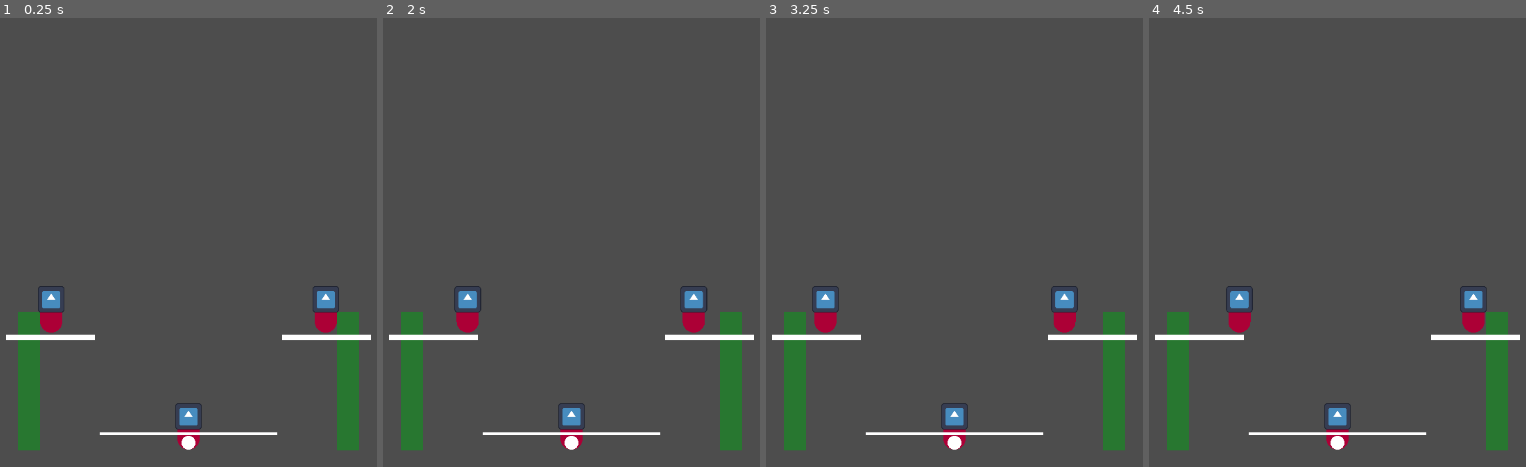
Above: before the commit, frames 1-4 (left to right).
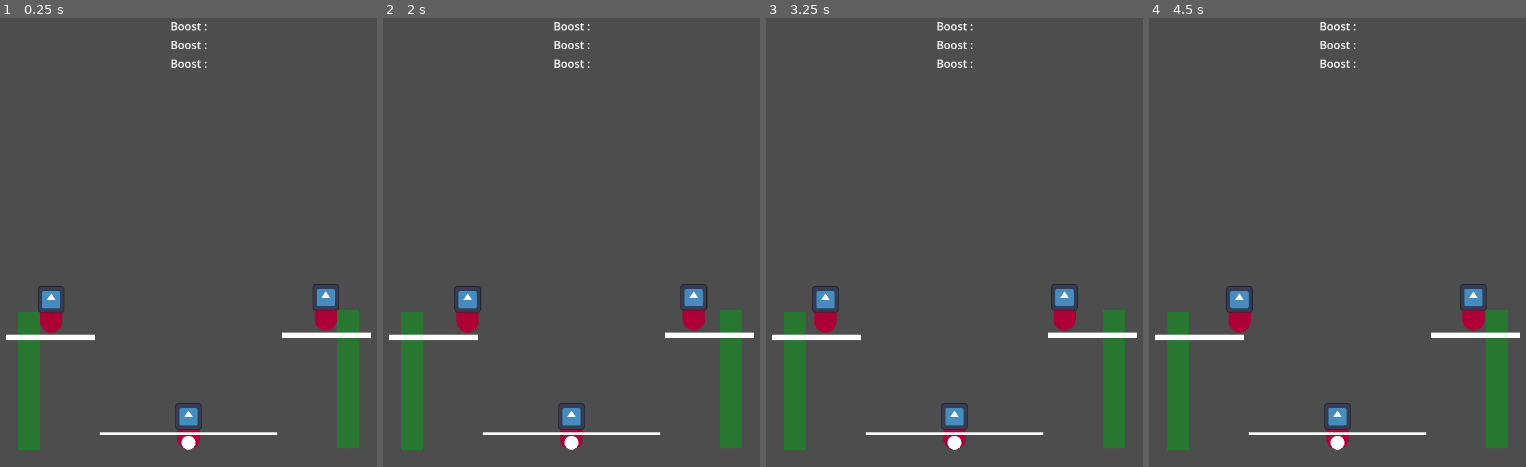
Above: after the commit, the same moments.

Repository: JonqsGames/CircusMarmelade
Game: Godot game, scene res://game.tscn
The game is run twice, just before and just after one commit, with the same random seed, the same clock (stepped at 60 frames per second) and the same inputs. The engine's default icon, where the game draws it, is replaced by a stand-in: a white triangle on a blue panel in a dark square.
Inputs:
- Up to frame 1 (0.25 s): no input
- Up to frame 2 (2 s): tap Enter at 0.5 s; hold Right (right) 0.53-1.28 s; tap Space (action, bound only after the commit) at 0.6, 1.35 s; hold Left (left) from 1.28 s (still down)
- Up to frame 3 (3.25 s): release Left (left) at 2.03 s; hold Right (right) from 2.03 s (still down); tap Space (action, bound only after the commit) at 2.1, 2.85 s
- Up to frame 4 (4.5 s): release Right (right) at 3.53 s; hold Left (left) from 3.53 s (still down); tap Space (action, bound only after the commit) at 3.6, 4.35 s

The runs differ from the first frame. In frame 1, 0.8% of the frame differs, in the area x 45-99%, y 0-97%; in frame 2, 0.8%; in frame 3, 0.8%; in frame 4, 0.8%.

Commit message:
ActionManager experiment

Diff:
--- /dev/null
+++ b/DebugContainer.gd
@@ -0,0 +1,15 @@
+extends CenterContainer
+
+
+# Called when the node enters the scene tree for the first time.
+func _ready():
+	ActionPressManager.boost_proceed.connect(self._update_boost_multiplicator_values)
+
+
+# Called every frame. 'delta' is the elapsed time since the previous frame.
+func _process(delta):
+	pass
+func _update_boost_multiplicator_values():
+	$VBoxContainer/BoostValue.text = "Boost Value : %.2f" % [ActionPressManager.get_boost_value()]
+	$VBoxContainer/BoostMultiplicator.text = "Boost : %.2f" % [ActionPressManager.get_boost_multiplicator()]
+	$VBoxContainer/ActionTimeElapsed.text = "Boost time : %.2f" % [ActionPressManager.get_elapsed_time_last_action()]
--- a/Plank.gd
+++ b/Plank.gd
@@ -7,7 +7,7 @@
 
 func tilt(left_side):
 	var t = create_tween()
-	t.tween_property(self,"rotation",-TILT_ANGLE if left_side else TILT_ANGLE,0.2)
+	t.tween_property(self,"rotation",-TILT_ANGLE if left_side else TILT_ANGLE,0.12)
 	t.tween_callback(self._on_tilt_end)
 
 func _on_tilt_end():
--- a/entities/Character.gd
+++ b/entities/Character.gd
@@ -32,7 +32,8 @@
 
 func _on_tilt_done():
 	self.status = Status.AERIAL
-	self.velocity.y = -1024.0
+	self.velocity.y = -ActionPressManager.get_boost_value()
+	ActionPressManager.boost()
 
 func _physics_process(delta):
 	# Add the gravity.
@@ -44,13 +45,19 @@
 				self.velocity.x += move_speed * delta
 			move_and_slide()
 			if abs(position.x) > 64.0:
+				ActionPressManager.action_peak_height = abs(self.global_position.y)
 				self.status = Status.AERIAL
 		Status.AERIAL:
 			if Input.is_action_pressed("left"):
 				self.velocity.x -= move_speed * delta
 			if Input.is_action_pressed("right"):
 				self.velocity.x += move_speed * delta
-			velocity.y += gravity * delta
+			var accel_grav = gravity * delta
+			if velocity.y < 0.0 and velocity.y > -accel_grav:
+				# Reach peak
+				ActionPressManager.action_peak_height = abs(self.global_position.y)
+				print("Character reach peak at %s" % [ActionPressManager.action_peak_height])
+			velocity.y += accel_grav
 			if move_and_slide():
 				for i in range(self.get_slide_collision_count()):
 					var c : Node2D = get_slide_collision(i).get_collider()
--- a/game.tscn
+++ b/game.tscn
@@ -1,8 +1,9 @@
-[gd_scene load_steps=8 format=3 uid="uid://co0ub2gyy2e1i"]
+[gd_scene load_steps=9 format=3 uid="uid://co0ub2gyy2e1i"]
 
 [ext_resource type="PackedScene" uid="uid://d20qj02giwrsk" path="res://entities/character.tscn" id="1_2vaq0"]
 [ext_resource type="Script" path="res://Plank.gd" id="2_b8nrx"]
 [ext_resource type="PackedScene" uid="uid://bkfqlew2irmva" path="res://entities/spawner.tscn" id="3_ysj0m"]
+[ext_resource type="Script" path="res://DebugContainer.gd" id="4_2q6mj"]
 
 [sub_resource type="SphereMesh" id="SphereMesh_4adld"]
 radius = 10.0
@@ -49,7 +50,35 @@
 shape = SubResource("WorldBoundaryShape2D_l2jq7")
 
 [node name="SpawnerRight" parent="." instance=ExtResource("3_ysj0m")]
+position = Vector2(230, -3)
 left_side = false
 
 [node name="SpawnerLeft" parent="." instance=ExtResource("3_ysj0m")]
 position = Vector2(-230, 0)
+
+[node name="CanvasLayer" type="CanvasLayer" parent="."]
+
+[node name="DebugContainer" type="CenterContainer" parent="CanvasLayer"]
+anchors_preset = 5
+anchor_left = 0.5
+anchor_right = 0.5
+offset_left = -26.5
+offset_right = 26.5
+offset_bottom = 40.0
+grow_horizontal = 2
+script = ExtResource("4_2q6mj")
+
+[node name="VBoxContainer" type="VBoxContainer" parent="CanvasLayer/DebugContainer"]
+layout_mode = 2
+
+[node name="BoostMultiplicator" type="Label" parent="CanvasLayer/DebugContainer/VBoxContainer"]
+layout_mode = 2
+text = "Boost :"
+
+[node name="BoostValue" type="Label" parent="CanvasLayer/DebugContainer/VBoxContainer"]
+layout_mode = 2
+text = "Boost :"
+
+[node name="ActionTimeElapsed" type="Label" parent="CanvasLayer/DebugContainer/VBoxContainer"]
+layout_mode = 2
+text = "Boost :"
--- /dev/null
+++ b/globals/action_press_manager.gd
@@ -0,0 +1,36 @@
+extends Node
+
+const MIN_ACTION_DELAY = 1.0
+const ACTION_TIME_WINDOW = 0.8
+
+var last_time_action_pressed = 0
+
+var action_peak_height = 0.0
+
+signal boost_proceed()
+
+func get_elapsed_time_last_action():
+	return Time.get_unix_time_from_system() - last_time_action_pressed
+
+func boost():
+	boost_proceed.emit()
+	last_time_action_pressed = 0.0
+
+func get_boost_value():
+	return clamp(action_peak_height,256.0,350.0) * (2.0 + get_boost_multiplicator() * 0.8)
+
+func get_boost_multiplicator():
+	var v = 0.0
+	# Evaluate based on latest action the amount of boost the character will get
+	# Will return value between 1.0 for perject jump and 0.0 for failed jump
+	var dt = get_elapsed_time_last_action() / ACTION_TIME_WINDOW
+	if dt >= 0.0 and dt <= 1.0:
+		# out of defined window
+		v = 1.0 - dt
+	return v
+
+# Called every frame. 'delta' is the elapsed time since the previous frame.
+func _process(delta):
+	if Input.is_action_just_pressed("action") and get_elapsed_time_last_action() > MIN_ACTION_DELAY:
+		last_time_action_pressed = Time.get_unix_time_from_system()
+		print("Action registered")
--- a/project.godot
+++ b/project.godot
@@ -15,6 +15,10 @@
 config/features=PackedStringArray("4.2", "Forward Plus")
 config/icon="res://icon.svg"
 
+[autoload]
+
+ActionPressManager="*res://globals/action_press_manager.gd"
+
 [editor]
 
 movie_writer/movie_file="C:/Users/jonas/Workspace/Jams/CircusMarmelade/_video_export/recording.avi"
@@ -31,3 +35,8 @@
 "events": [Object(InputEventKey,"resource_local_to_scene":false,"resource_name":"","device":-1,"window_id":0,"alt_press …(182 unchanged characters)…
 ]
 }
+action={
+"deadzone": 0.5,
+"events": [Object(InputEventKey,"resource_local_to_scene":false,"resource_name":"","device":-1,"window_id":0,"alt_pressed":false,"shift_pressed":false,"ctrl_pressed":false,"meta_pressed":false,"pressed":false,"keycode":0,"physical_keycode":32,"key_label":0,"unicode":32,"echo":false,"script":null)
+]
+}
